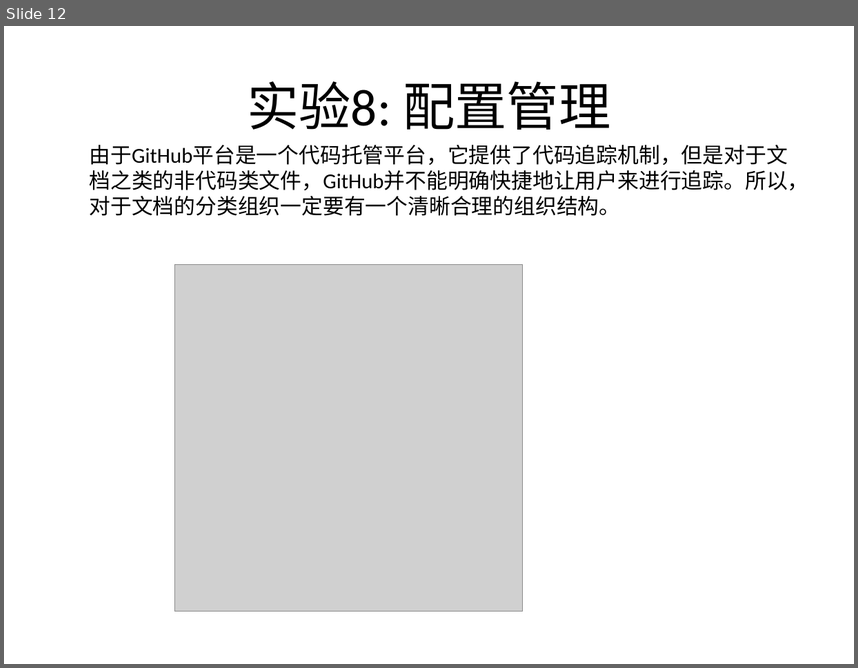
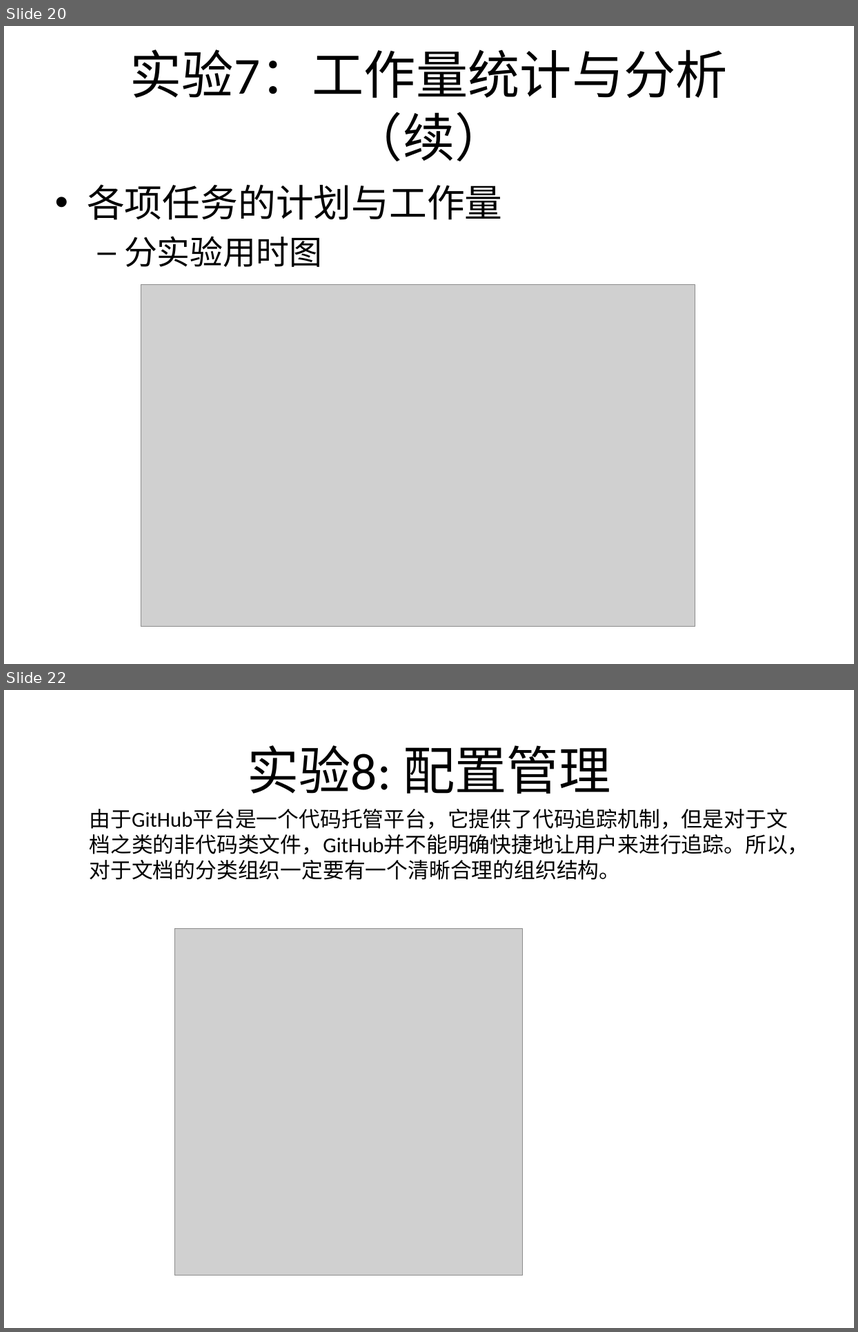
Before and after one commit to bhsei/16TeamC, a slide deck: 2.项目PPT/十七周-项目总结.pptx. Shown one above the other, each under a label of ours: slide 12 before the commit, slides 20 and 22 after it; the slides between them are not shown. The pictures are 858x668 and 858x1332 pixels, drawn with LibreOffice and Linux fonts; fonts in the diff are those of the drawing; grey boxes stand for pictures. Boxes give left, top, right and bottom in pixels: in the first picture for what was removed or moved away, otherwise in the second. Text is boxed around its words. In the diff, an @@ line names an element or a change of style, - is before the commit and + after.

```diff
--- a/2.项目PPT/十七周-项目总结.pptx
+++ b/2.项目PPT/十七周-项目总结.pptx
@@ slide 20 added at <box>4,26,854,664</box>, background #FFFFFF @@
@@ title added at <box>130,49,727,161</box>, 44 pt, text #000000 @@
+实验7：工作量统计与分析（续）
@@ text added at <box>87,184,503,267</box>, 32 pt, text #000000 @@
+• 各项任务的计划与工作量
+  – 分实验用时图
@@ picture added at <box>141,285,695,626</box> @@
@@ what was slide 12 is now slide 22 @@
```
Also in this commit, not shown: 1 slide changed, 13 other slides added, 1 slide removed.
